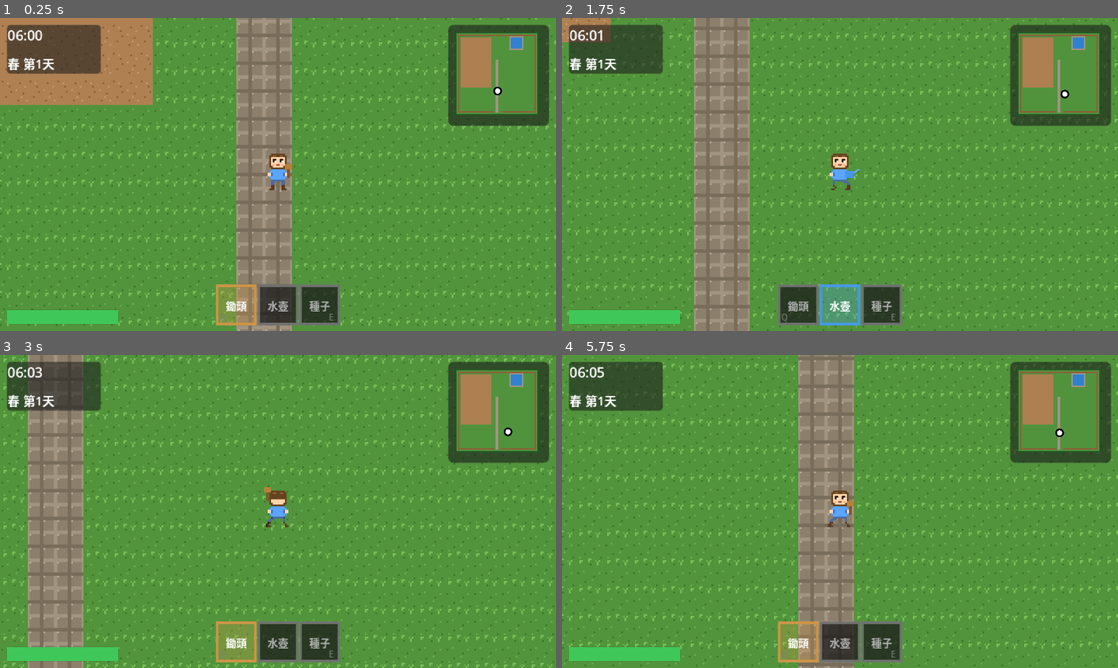
Above: before the commit, frames 1-4 (two rows, left to right).
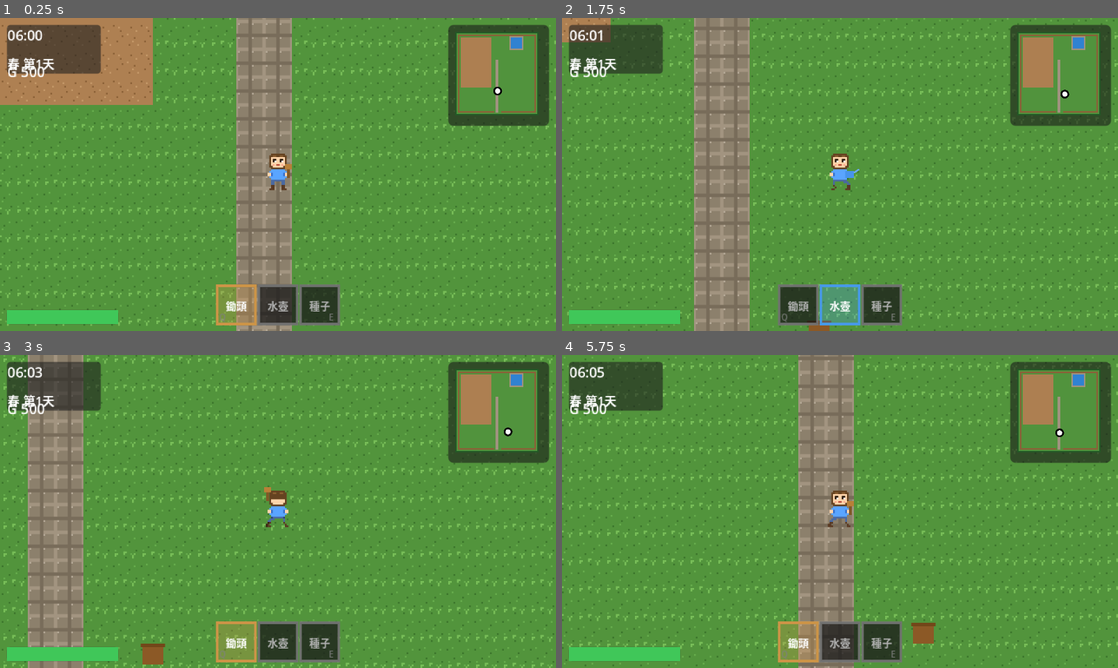
Above: after the commit, the same moments.

Repository: vito-mish/the-merry-fields
Game: Godot game, scene res://scenes/maps/farm.tscn
Same seed, same stepped clock (60 frames per second), same inputs: the game is played once before the commit and once after it.
Inputs:
- Up to frame 1 (0.25 s): no input
- Up to frame 2 (1.75 s): tap Enter at 0.5 s; hold D (move_right) 0.53-1.28 s; hold Z (action) 0.53-1.28 s; hold S (move_down) from 1.28 s (still down); tap E (tool_next) at 1.35 s
- Up to frame 3 (3 s): release S (move_down) at 2.03 s; hold D (move_right) 2.03-2.78 s; tap Q (tool_prev) at 2.1 s; hold W (move_up) from 2.78 s (still down); tap Z (action) at 2.85 s
- Up to frame 4 (5.75 s): release W (move_up) at 3.53 s; hold A (move_left) 3.53-5.03 s; tap E (tool_next) at 3.6 s; tap Q (tool_prev) at 4.35 s; hold S (move_down) from 5.03 s (still down); hold Z (action) from 5.03 s (still down)

The runs differ from the first frame. In frame 1, 0.1% of the frame differs, in the area x 1-9%, y 15-19%; in frame 2, 0.2%; in frame 3, 0.4%; in frame 4, 0.4%, in the area x 1-68%, y 15-93%.

Commit message:
S04+S08+S11: 農耕系統、經濟系統、HUD 金幣、除錯面板
- FarmGrid：翻土/澆水/播種/生長/收成；3天未澆水枯死；成熟後不枯死
- Fix：plant() 保留 watered_today 狀態，隔天正確恢復翻土視覺
- Fix：非種植格澆水後隔天一律恢復翻土（不再需要兩天）
- EconomyManager：金幣系統、gold_changed 訊號
- ShippingBox：收成自動入箱，隔天結算兌換金幣
- HUD：新增金幣顯示（G 500）
- DebugPanel：F1=跳天、F2=補體力、F3=顯示格子狀態

Co-Authored-By: Claude Sonnet 4.6 <noreply@anthropic.com>

Diff:
--- a/project.godot
+++ b/project.godot
@@ -20,6 +20,13 @@
 run/main_scene="res://scenes/maps/farm.tscn"
 config/features=PackedStringArray("4.6", "GL Compatibility")
 config/icon="res://assets/sprites/ui/icon.png"
+
+[autoload]
+
+TransitionManager="*res://scripts/managers/transition_manager.gd"
+TimeManager="*res://scripts/managers/time_manager.gd"
+EconomyManager="*res://scripts/managers/economy_manager.gd"
+DebugPanel="*res://scripts/debug/debug_panel.gd"
 
 [display]
 
@@ -90,12 +97,6 @@
 ]
 }
 
-[autoload]
-
-TransitionManager="*res://scripts/managers/transition_manager.gd"
-TimeManager="*res://scripts/managers/time_manager.gd"
-DebugPanel="*res://scripts/debug/debug_panel.gd"
-
 [rendering]
 
 textures/canvas_textures/default_texture_filter=0
--- a/scenes/ui/hud.tscn
+++ b/scenes/ui/hud.tscn
@@ -45,6 +45,18 @@
 layout_mode = 2
 text = "春 第1天"
 theme_override_font_sizes/font_size = 7
+
+[node name="GoldLabel" type="Label" parent="."]
+anchor_left = 0.0
+anchor_top = 0.0
+anchor_right = 0.0
+anchor_bottom = 0.0
+offset_left = 4.0
+offset_top = 25.0
+offset_right = 58.0
+offset_bottom = 35.0
+text = "G 500"
+theme_override_font_sizes/font_size = 8
 
 [node name="StaminaBar" type="ProgressBar" parent="."]
 anchor_left = 0.0
--- a/scripts/debug/debug_panel.gd
+++ b/scripts/debug/debug_panel.gd
@@ -28,3 +28,6 @@
 					var state    : String   = farm_grid.get_tile_state(tile_pos)
 					var mature   : bool     = farm_grid.is_mature(tile_pos)
 					print("[DEBUG] tile %s → state: %s, mature: %s" % [tile_pos, state, mature])
+					# 印出完整 tile 資料
+					if farm_grid._tiles.has(tile_pos):
+						print("[DEBUG] tile data: ", farm_grid._tiles[tile_pos])
--- a/scripts/farm/farm_grid.gd
+++ b/scripts/farm/farm_grid.gd
@@ -23,7 +23,7 @@
 #                          "crop_id": String, "day_planted": int,
 #                          "days_watered": int, "watered_today": bool,
 #                          "growth_stage": int }
-var _tiles     : Dictionary = {}
+var _tiles     : Dictionary = {}   # 公開供 debug 讀取
 
 # 作物視覺節點
 # key: Vector2i, value: Node2D
@@ -83,11 +83,14 @@
 	var t : Dictionary = _tiles[tile_pos]
 	if t["state"] != "tilled" and t["state"] != "watered":
 		return false
+	var was_watered    : bool = t.get("watered_today", false)
 	t["state"]         = "planted"
 	t["crop_id"]       = crop_id
 	t["day_planted"]   = TimeManager.day
-	t["days_watered"]  = 1 if t.get("watered_today", false) else 0
+	t["days_watered"]  = 0
 	t["growth_stage"]  = 0
+	t["dry_days"]      = 0
+	t["watered_today"] = was_watered   # 保留澆水狀態，讓隔天推進正確計算
 	_spawn_crop_visual(tile_pos, crop_id, 0)
 	return true
 
@@ -105,6 +108,11 @@
 
 	var quality := _calc_quality(t)
 	harvested.emit(t["crop_id"], quality)
+
+	# 自動放入出貨箱
+	var box : Node = get_tree().get_first_node_in_group("shipping_box")
+	if box:
+		box.add_item(t["crop_id"], quality)
 
 	# 多次收成作物（番茄等）重置生長
 	if data.get("multi_harvest", false):
@@ -150,18 +158,27 @@
 	for pos : Vector2i in _tiles.keys():
 		var t : Dictionary = _tiles[pos]
 		if t["state"] != "planted":
-			# 非種植格：重設澆水標記，隔天乾掉
-			if t.get("watered_today", false):
-				t["watered_today"] = false
-			elif t["state"] == "watered":
+			# 非種植格：隔天一律乾掉（恢復翻土外觀）
+			if t["state"] == "watered":
 				t["state"] = "tilled"
 				_tile_map.set_cell(LAYER, pos, SOURCE_ID, T_TILLED)
+			t["watered_today"] = false
 			continue
 
 		# 種植格：計算生長
+		var data : Dictionary = _crop_db[t["crop_id"]]
+
+		# 已成熟：不需澆水、不會枯死，等待收成
+		if t["growth_stage"] >= _total_stages(data):
+			t["watered_today"] = false
+			_tile_map.set_cell(LAYER, pos, SOURCE_ID, T_TILLED)
+			continue
+
 		if t.get("watered_today", false):
 			t["days_watered"] = t.get("days_watered", 0) + 1
+			t["dry_days"]     = 0
 			t["watered_today"] = false
+			_tile_map.set_cell(LAYER, pos, SOURCE_ID, T_TILLED)   # 隔天恢復乾土外觀
 		else:
 			# 連續 3 天未澆水 → 枯死 (S04-T09)
 			t["dry_days"] = t.get("dry_days", 0) + 1
@@ -170,15 +187,10 @@
 				continue
 
 		# 更新生長階段
-		var data    : Dictionary = _crop_db[t["crop_id"]]
-		var stage   : int = _calc_stage(t, data)
+		var stage : int = _calc_stage(t, data)
 		if stage != t["growth_stage"]:
 			t["growth_stage"] = stage
 			_update_crop_visual(pos)
-
-		# 重置 dry_days 若今天有澆水
-		if t.get("watered_today", false) == false and t.get("dry_days", 0) > 0:
-			pass  # 已在上面處理
 
 	# 枯死的作物
 	for pos in to_kill:
--- /dev/null
+++ b/scripts/farm/shipping_box.gd
@@ -0,0 +1,71 @@
+## ShippingBox — 出貨箱 (S08-T03)
+## 玩家面向出貨箱按 Z 放入收成物，隔天結算獲得金錢
+## 掛在 Farm 場景，由 farm.gd 在 _ready() 建立
+extends Area2D
+
+# 等待出貨的物品 { crop_id: String, quality: String, count: int }
+var _pending : Array[Dictionary] = []
+
+# 作物 DB（從 FarmGrid 讀取，或直接讀 JSON）
+var _crop_db : Dictionary = {}
+
+signal items_shipped(total_gold: int)
+
+
+func _ready() -> void:
+	add_to_group("shipping_box")
+	_load_crop_db()
+	TimeManager.day_changed.connect(_on_day_changed)
+	body_entered.connect(_on_body_entered)
+
+
+## 放入一筆收成
+func add_item(crop_id: String, quality: String) -> void:
+	for entry in _pending:
+		if entry["crop_id"] == crop_id and entry["quality"] == quality:
+			entry["count"] += 1
+			return
+	_pending.append({ "crop_id": crop_id, "quality": quality, "count": 1 })
+
+
+## 隔天結算
+func _on_day_changed(_day: int, _season: int, _year: int) -> void:
+	if _pending.is_empty():
+		return
+
+	var total : int = 0
+	for entry in _pending:
+		var base  : int = _get_sell_price(entry["crop_id"])
+		var multi : float = _quality_multiplier(entry["quality"])
+		total += int(base * multi) * entry["count"]
+
+	_pending.clear()
+	EconomyManager.add_gold(total)
+	items_shipped.emit(total)
+	print("[ShippingBox] 結算：+%d G" % total)
+
+
+## 玩家進入範圍（自動放入手持作物，簡易版）
+func _on_body_entered(body: Node) -> void:
+	# 實際背包系統做好後再接，這裡先留接口
+	pass
+
+
+func _get_sell_price(crop_id: String) -> int:
+	if _crop_db.has(crop_id):
+		return _crop_db[crop_id].get("sell_price", 50)
+	return 50
+
+
+func _quality_multiplier(quality: String) -> float:
+	match quality:
+		"good":    return 1.5
+		"great":   return 2.0
+		_:         return 1.0   # normal
+
+
+func _load_crop_db() -> void:
+	var f := FileAccess.open("res://data/crops/crops.json", FileAccess.READ)
+	if f:
+		_crop_db = JSON.parse_string(f.get_as_text())
+		f.close()
--- /dev/null
+++ b/scripts/managers/economy_manager.gd
@@ -0,0 +1,24 @@
+## EconomyManager — 貨幣系統 (S08-T01)
+## Autoload 單例，管理玩家金錢與收入紀錄
+extends Node
+
+var gold : int = 500   # 初始金錢
+
+signal gold_changed(new_amount: int)
+
+
+func add_gold(amount: int) -> void:
+	gold += amount
+	gold_changed.emit(gold)
+
+
+func spend_gold(amount: int) -> bool:
+	if gold < amount:
+		return false
+	gold -= amount
+	gold_changed.emit(gold)
+	return true
+
+
+func get_gold() -> int:
+	return gold
--- a/scripts/maps/farm.gd
+++ b/scripts/maps/farm.gd
@@ -27,6 +27,7 @@
 	_add_scene_exits()
 	_add_spawn_points()
 	_add_trees()
+	_add_shipping_box()
 
 
 func _setup_tileset() -> void:
@@ -204,6 +205,40 @@
 		ysort.add_child(tree)
 
 
+# ── 出貨箱 ───────────────────────────────────────────────────────────────
+
+func _add_shipping_box() -> void:
+	var box   := Area2D.new()
+	var col   := CollisionShape2D.new()
+	var shape := RectangleShape2D.new()
+	shape.size    = Vector2(16, 16)
+	col.shape     = shape
+	# 出貨箱位於路口右側（tile 3, 20），靠近大門但不擋路
+	box.position  = Vector2(3 * 16 + 8, 20 * 16 + 8)
+	box.add_child(col)
+	box.set_script(preload("res://scripts/farm/shipping_box.gd"))
+	add_child(box)
+
+	# 出貨箱視覺（棕色小箱子）
+	var visual := Node2D.new()
+	visual.position = box.position
+	var poly   := Polygon2D.new()
+	poly.color   = Color(0.55, 0.35, 0.15, 1.0)
+	poly.polygon = PackedVector2Array([
+		Vector2(-6, -6), Vector2(6, -6),
+		Vector2(6, 4),   Vector2(-6, 4)
+	])
+	var lid    := Polygon2D.new()
+	lid.color   = Color(0.45, 0.28, 0.10, 1.0)
+	lid.polygon = PackedVector2Array([
+		Vector2(-7, -8), Vector2(7, -8),
+		Vector2(7, -6),  Vector2(-7, -6)
+	])
+	visual.add_child(poly)
+	visual.add_child(lid)
+	$YSort.add_child(visual)
+
+
 # ── 工具 ─────────────────────────────────────────────────────────────────
 
 func _place(x: int, y: int, coord: Vector2i) -> void:
--- a/scripts/ui/hud.gd
+++ b/scripts/ui/hud.gd
@@ -17,6 +17,7 @@
 
 @onready var _time_label  : Label       = $TimePanel/VBox/TimeLabel
 @onready var _date_label  : Label       = $TimePanel/VBox/DateLabel
+@onready var _gold_label  : Label       = $GoldLabel
 @onready var _stamina_bar : ProgressBar = $StaminaBar
 @onready var _toolbar     : Control     = $Toolbar
 
@@ -24,8 +25,10 @@
 func _ready() -> void:
 	TimeManager.time_changed.connect(_on_time_changed)
 	TimeManager.day_changed.connect(_on_day_changed)
+	EconomyManager.gold_changed.connect(_on_gold_changed)
 	_on_time_changed(TimeManager.hour, TimeManager.minute)
 	_on_day_changed(TimeManager.day, TimeManager.season, TimeManager.year)
+	_on_gold_changed(EconomyManager.gold)
 
 
 func _process(_delta: float) -> void:
@@ -43,6 +46,10 @@
 	_date_label.text = "%s 第%d天" % [TimeManager.SEASONS[s], d]
 
 
+func _on_gold_changed(amount: int) -> void:
+	_gold_label.text = "G %d" % amount
+
+
 # ── 體力條 ────────────────────────────────────────────────────────────────
 
 func _refresh_stamina() -> void:
Not shown, added: scripts/farm/shipping_box.gd.uid
Not shown, added: scripts/managers/economy_manager.gd.uid
